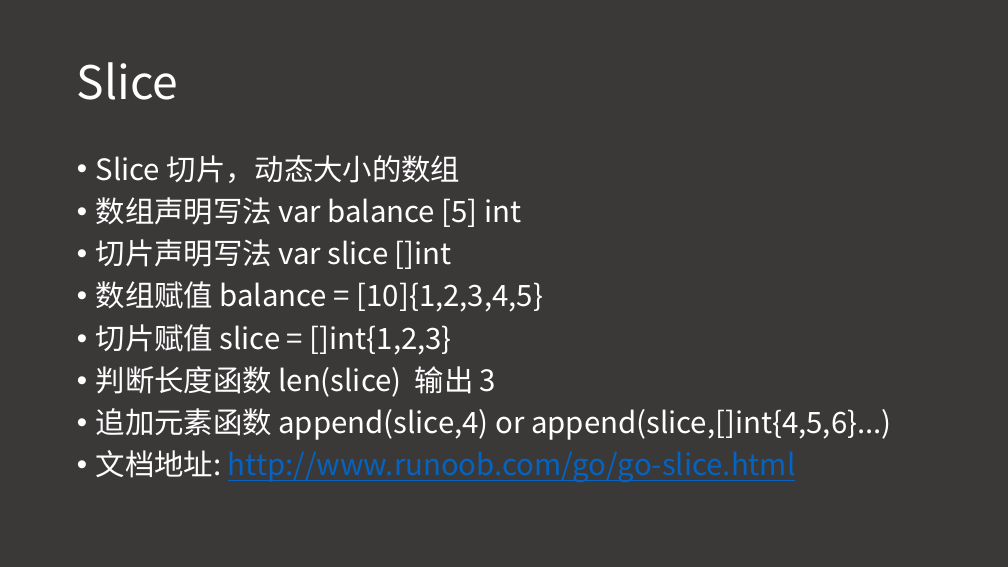
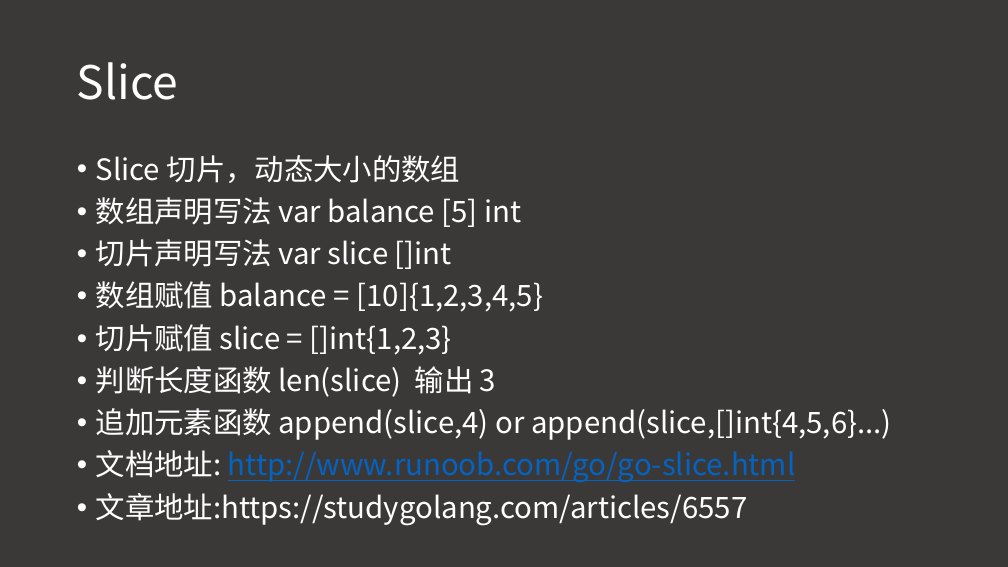
Before and after one commit to melonws/goweb, a slide deck: slide 17 of study.pptx. Drawn at 1008x567 pixels with LibreOffice and Linux fonts; fonts in the diff are those of the drawing. Boxes give left, top, right and bottom in pixels: in the first picture for what was removed or moved away, otherwise in the second. Text is boxed around its words. In the diff, an @@ line names an element or a change of style, - is before the commit and + after.

```diff
--- a/study.pptx
+++ b/study.pptx
@@ text at (96,493,748,526): paragraph added @@
+• 文章地址:https://studygolang.com/articles/6557
```
Also in this commit, not shown: 2 other slides changed, 1 slide added, 7 other files.
